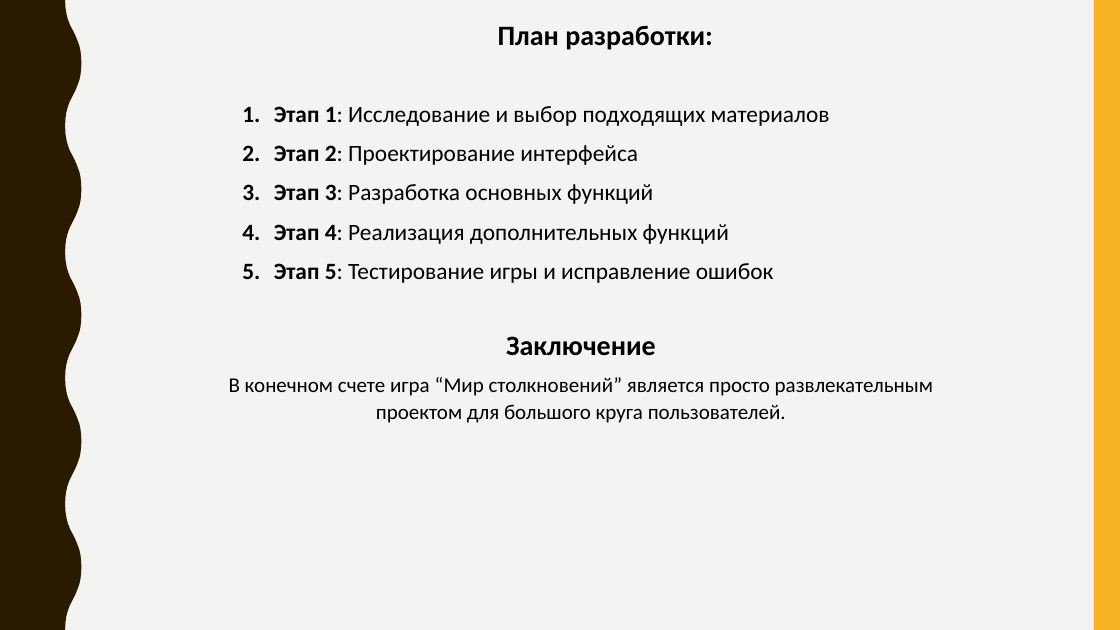
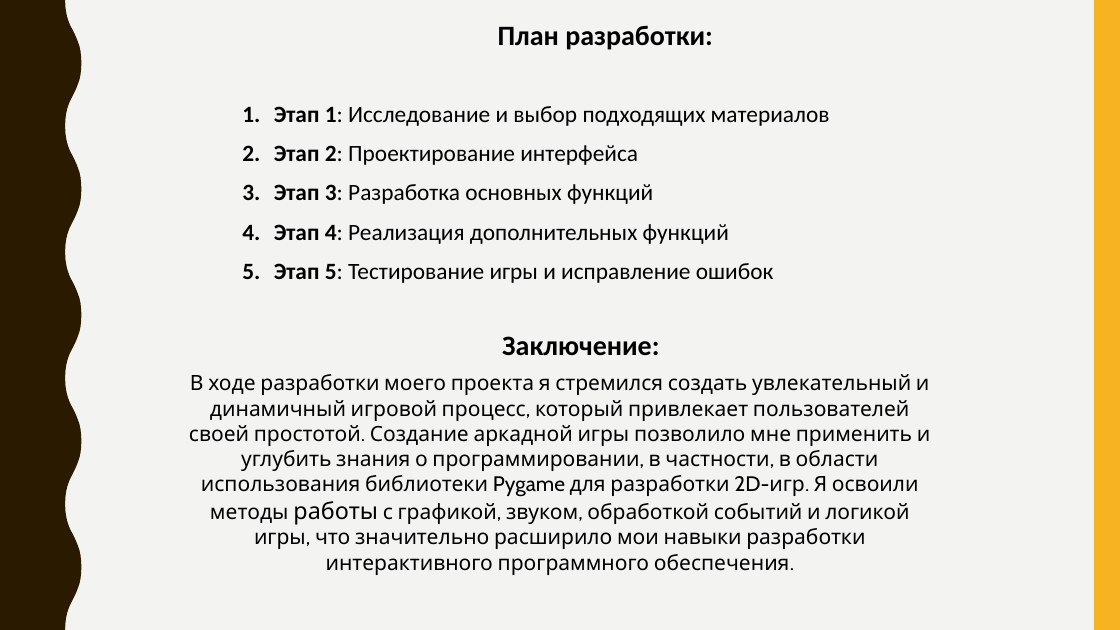
Before and after one commit to DenisFedoseenko/Proekt-2-Fedoseenko-, a slide deck: slide 4 of Защита проекта.pptx. Drawn at 1120x630 pixels with LibreOffice and Linux fonts; fonts in the diff are those of the drawing. Boxes give left, top, right and bottom in pixels: in the first picture for what was removed or moved away, otherwise in the second. Text is boxed around its words. In the diff, an @@ line names an element or a change of style, - is before the commit and + after.

```diff
--- a/Защита проекта.pptx
+++ b/Защита проекта.pptx
@@ text at [189,336,931,575]: text changed; font Calibri to Cabin @@
-Заключение
-В конечном счете игра “Мир столкновений” является просто развлекательным проектом для большого круга пользователей.
+Заключение:
+В ходе разработки моего проекта я стремился создать увлекательный и динамичный игровой процесс, который привлекает пользователей своей простотой. Создание аркадной игры позволило мне применить и углубить знания о программировании, в частности, в области использования библиотеки Pygame для разработки 2D-игр. Я освоили методы работы с графикой, звуком, обработкой событий и логикой игры, что значительно расширило мои навыки разработки интерактивного программного обеспечения.
```
